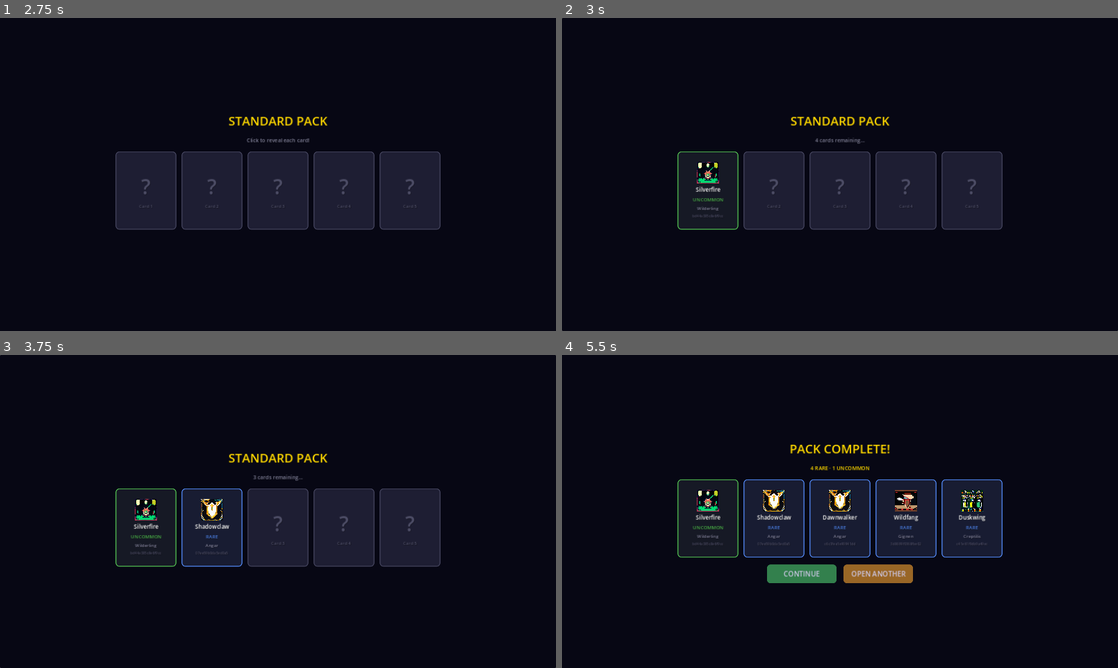
Above: before the commit, frames 1-4 (two rows, left to right).
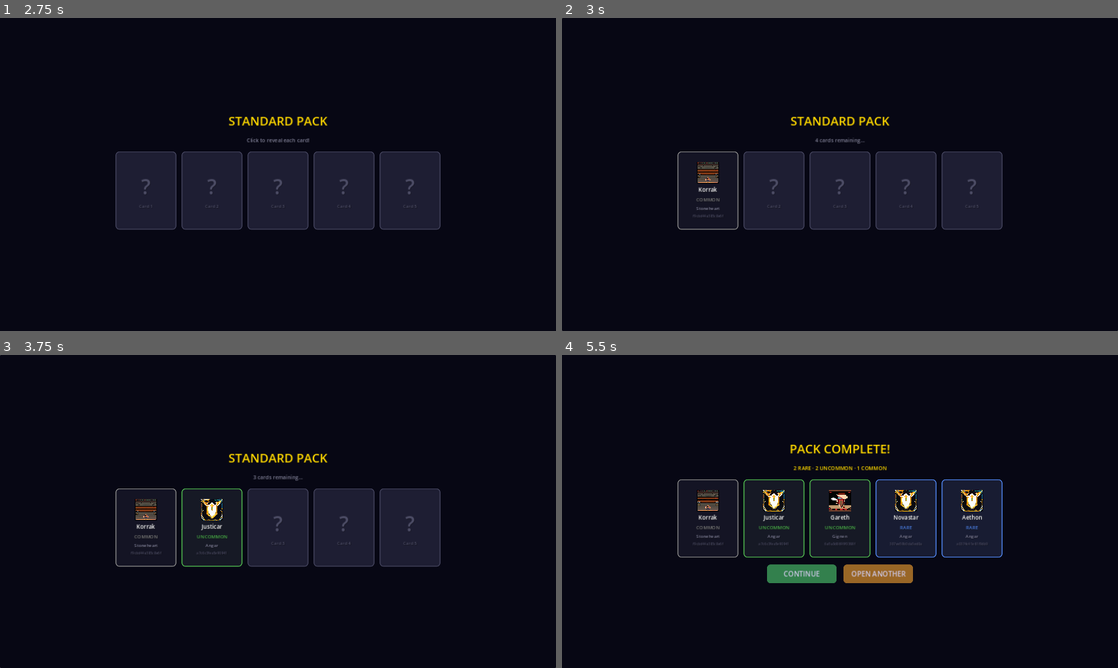
Above: after the commit, the same moments.

Repository: look-itsaxiom/summoners-grid
Game: Godot game, scene res://scenes/login.tscn
Same seed, same stepped clock (60 frames per second), same inputs: the game is played once before the commit and once after it.
Inputs (mouse positions are in pixels of both pictures, inside the frame that each line leads up to):
- Up to frame 1 (2.75 s): click "PLAY AS GUEST" at 0.5 s; click "Pack Store" at 1.25 s; click "BUY PACK" at 2 s
- Up to frame 2 (3 s): click (840, 174) at 2.75 s
- Up to frame 3 (3.75 s): click (278, 511) at 3.5 s
- Up to frame 4 (5.5 s): click (840, 511) at 4.25 s; tap Enter at 5 s; move the mouse to (962, 495) at 5.02 s; tap E at 5.1 s; click (962, 495) at 5.17 s

Frame 1 is identical in both runs. In frame 2, 0.5% of the frame differs, in the area x 20-32%, y 42-68%; in frame 3, 0.9%; in frame 4, 2.1%, in the area x 20-77%, y 35-65%.

Commit message:
feat: species-themed card names + legendary titles
Replace generic concatenated names with species-specific pools:
- Gignen: human names (Aldric, Brennan, Cedric, Rowan...)
- Fae: ethereal names (Aelindra, Dewshine, Lysara, Nimue...)
- Stoneheart: dwarven names (Anvil, Forgeborn, Quartzfist...)
- Wilderling: bestial names (Ashfang, Duskprowl, Razorback...)
- Angar: celestial names (Celestine, Glorian, Seraphiel...)
- Demar: devilish names (Blightcurse, Hexfire, Vexshade...)
- Creptilis: reptilian names (Basilisk, Hydrix, Viperion...)

Legend cards get titles ("the Bold", "the Ancient")
Myth cards get epic titles ("the Eternal", "Worldbreaker")

Cards feel hand-crafted, not randomly generated.

Co-Authored-By: Claude Opus 4.6 (1M context) <noreply@anthropic.com>

Diff:
--- a/godot/scripts/ui/pack_store.gd
+++ b/godot/scripts/ui/pack_store.gd
@@ -223,11 +223,17 @@
 ## Generate a pack of cards locally using randomized species + rarity.
 func _generate_local_pack(pack_size: int) -> Array:
 	var species_list := ["gignen", "fae", "stoneheart", "wilderling", "angar", "demar", "creptilis"]
-	var rarities := ["common", "common", "common", "uncommon", "uncommon", "rare", "rare", "legend", "myth"]
-	var name_prefixes := ["Shadow", "Iron", "Crystal", "Storm", "Ember", "Frost", "Dawn", "Dusk", "Stone", "Wild",
-		"Crimson", "Azure", "Golden", "Silver", "Dark", "Light", "Ancient", "Swift", "Brave", "Fierce"]
-	var name_suffixes := ["blade", "heart", "fang", "claw", "shield", "strike", "spirit", "soul", "wing", "scale",
-		"horn", "thorn", "fire", "frost", "stone", "song", "dance", "storm", "guard", "walker"]
+
+	# Species-themed name pools for more immersive card names
+	var species_names := {
+		"gignen": ["Aldric", "Brennan", "Cedric", "Darian", "Elric", "Gareth", "Haldor", "Kael", "Lorcan", "Maren", "Nolan", "Osric", "Quinn", "Rowan", "Soren", "Thane", "Varen", "Wren"],
+		"fae": ["Aelindra", "Briseis", "Caelum", "Dewshine", "Elowen", "Faelan", "Glimmer", "Iselda", "Lysara", "Miriel", "Nimue", "Opaline", "Rivanah", "Sylaris", "Thistledown", "Willowmere"],
+		"stoneheart": ["Anvil", "Boulderkin", "Cragmore", "Durnhelm", "Forgeborn", "Grannek", "Hammerfall", "Ironvein", "Korrak", "Magmor", "Obsidian", "Quartzfist", "Rumblor", "Slatejaw", "Tungsten"],
+		"wilderling": ["Ashfang", "Bristleclaw", "Cindermane", "Duskprowl", "Fangripper", "Greymaw", "Howler", "Ironpelt", "Knifewind", "Moonstalker", "Nightfang", "Razorback", "Shadowpaw", "Thornfur", "Windrunner"],
+		"angar": ["Aethon", "Brighthelm", "Celestine", "Divinor", "Exalted", "Glorian", "Haloward", "Illumina", "Justicar", "Luminar", "Novastar", "Oathkeeper", "Radiance", "Seraphiel", "Valoris"],
+		"demar": ["Ashwick", "Blightcurse", "Charscribe", "Doomweave", "Embertrick", "Fiendscrawl", "Grimtome", "Hexfire", "Infernix", "Jinxbolt", "Malicor", "Netherspark", "Pyrestitch", "Shadowink", "Vexshade"],
+		"creptilis": ["Basilisk", "Cobriel", "Dracofen", "Frostscale", "Gekkora", "Hydrix", "Iguana", "Komodos", "Lacertus", "Mambara", "Naga", "Pythara", "Salamandrix", "Taipanos", "Viperion"],
+	}
 
 	var cards: Array = []
 	for i in range(pack_size):
@@ -257,10 +263,16 @@
 			elif roll < 0.97: rarity = "legend"
 			else: rarity = "myth"
 
-		var card_name := "%s%s" % [
-			name_prefixes[randi() % name_prefixes.size()],
-			name_suffixes[randi() % name_suffixes.size()],
-		]
+		var pool: Array = species_names.get(sp, ["Unknown"])
+		var card_name: String = pool[randi() % pool.size()]
+
+		# Rarer cards get titles
+		if rarity == "legend":
+			var titles := ["the Bold", "the Wise", "the Fierce", "the Ancient", "the Radiant"]
+			card_name += " %s" % titles[randi() % titles.size()]
+		elif rarity == "myth":
+			var titles := ["the Eternal", "the Mythic", "Worldbreaker", "Godslayer", "the Immortal"]
+			card_name += " %s" % titles[randi() % titles.size()]
 
 		# Generate a fake DNA hex string
 		var dna := ""
